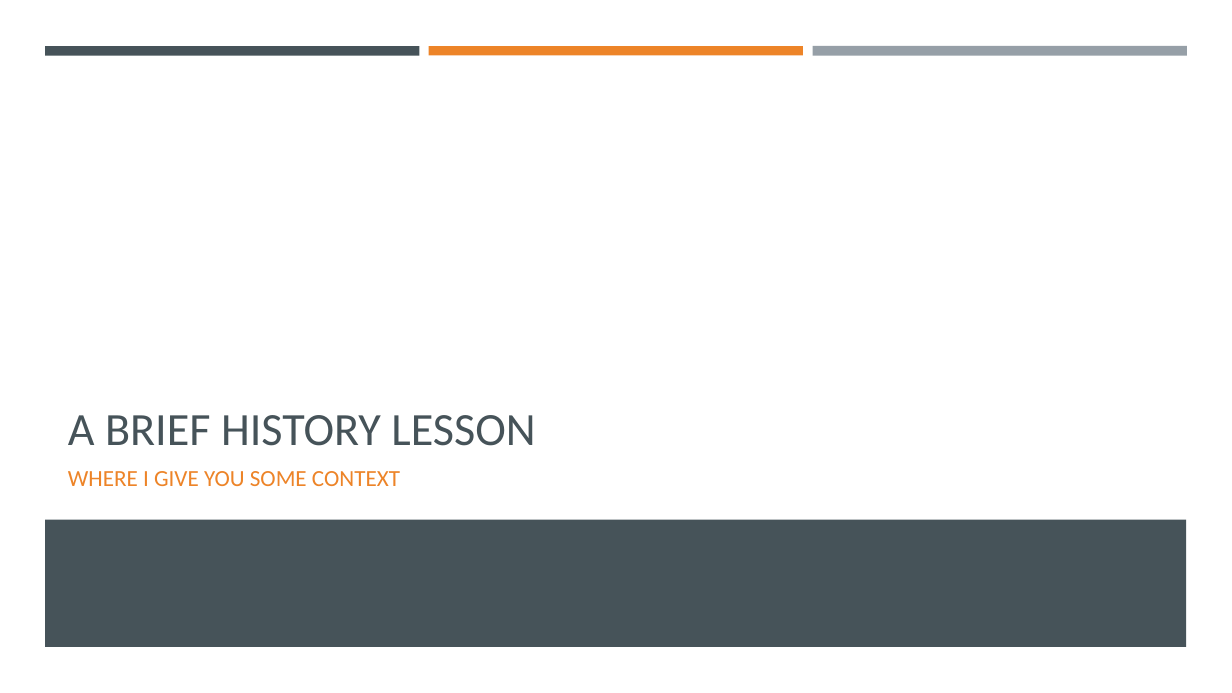
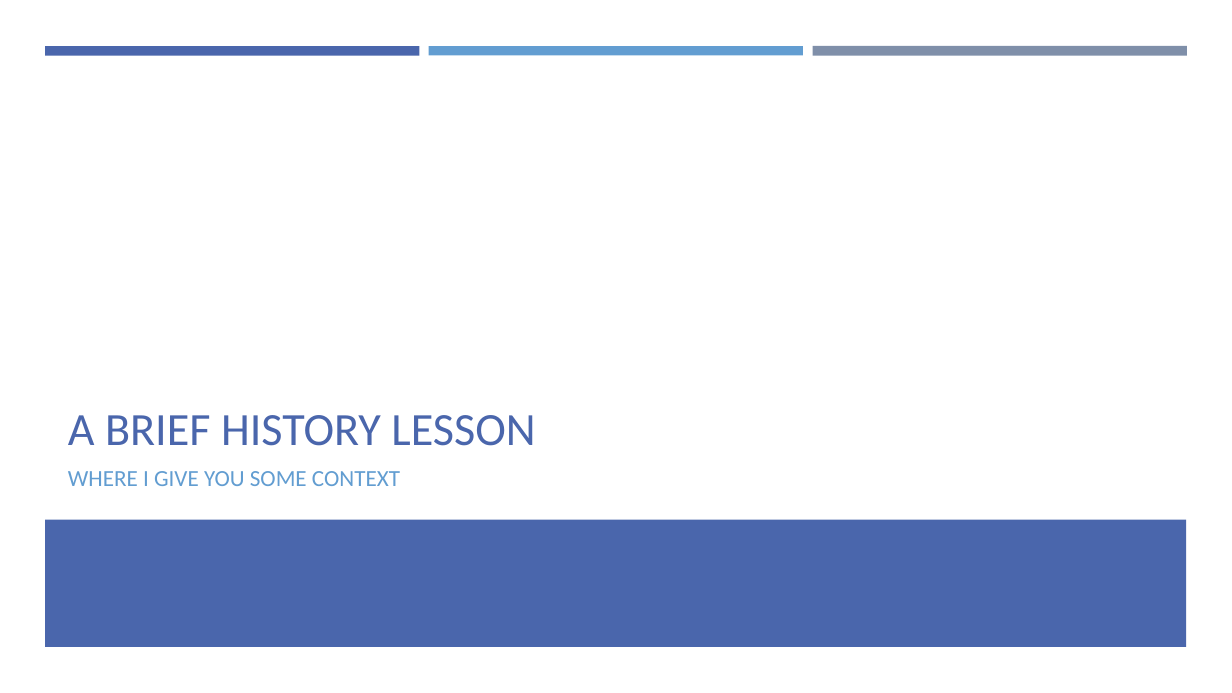
Before and after one commit to EnterpriseProductsLP/introduction-to-docker, a slide deck: slide 6 of presentation/presentation.pptx. Drawn at 1232x693 pixels with LibreOffice and Linux fonts; fonts in the diff are those of the drawing. Boxes give left, top, right and bottom in pixels: in the first picture for what was removed or moved away, otherwise in the second. Text is boxed around its words. In the diff, an @@ line names an element or a change of style, - is before the commit and + after.

```diff
--- a/presentation/presentation.pptx
+++ b/presentation/presentation.pptx
@@ rectangle at box(45, 46, 420, 55): fill #465359 to #4A66AC @@
@@ rectangle at box(429, 46, 803, 55): fill #ED8428 to #629DD1 @@
@@ rectangle at box(812, 46, 1187, 56): fill #969FA7 to #7F8FA9 @@
@@ title "A BRIEF HISTORY LESSON" at box(68, 415, 535, 446): text colour #465359 to #4A66AC @@
@@ text "WHERE I GIVE YOU SOME ..." at box(68, 471, 400, 486): text colour #ED8428 to #629DD1 @@
@@ rectangle at box(45, 519, 1187, 647): fill #465359 to #4A66AC @@
```
Also in this commit, not shown: 39 other slides changed, 1 slide added, 1 other file.
